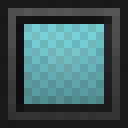
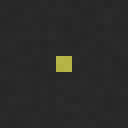
Layered file, before and after one edit (128x128). Changes by layer:
hid "border" (1st of 2, in "effects") over (x1=0, y1=0, x2=128, y2=128)
hid "gradient" (1st of 5, in "effects") over (x1=8, y1=8, x2=120, y2=120)
added group "Cable" with 2 layers above "motion_sensor" over (x1=0, y1=0, x2=128, y2=128)
added layer "Ebene 1" in group "Cable" over (x1=0, y1=0, x2=128, y2=128)
added layer "no-border" in group "Cable" over (x1=0, y1=0, x2=128, y2=128)
hid group "motion_sensor" (1 layers) over (x1=0, y1=0, x2=128, y2=128)
